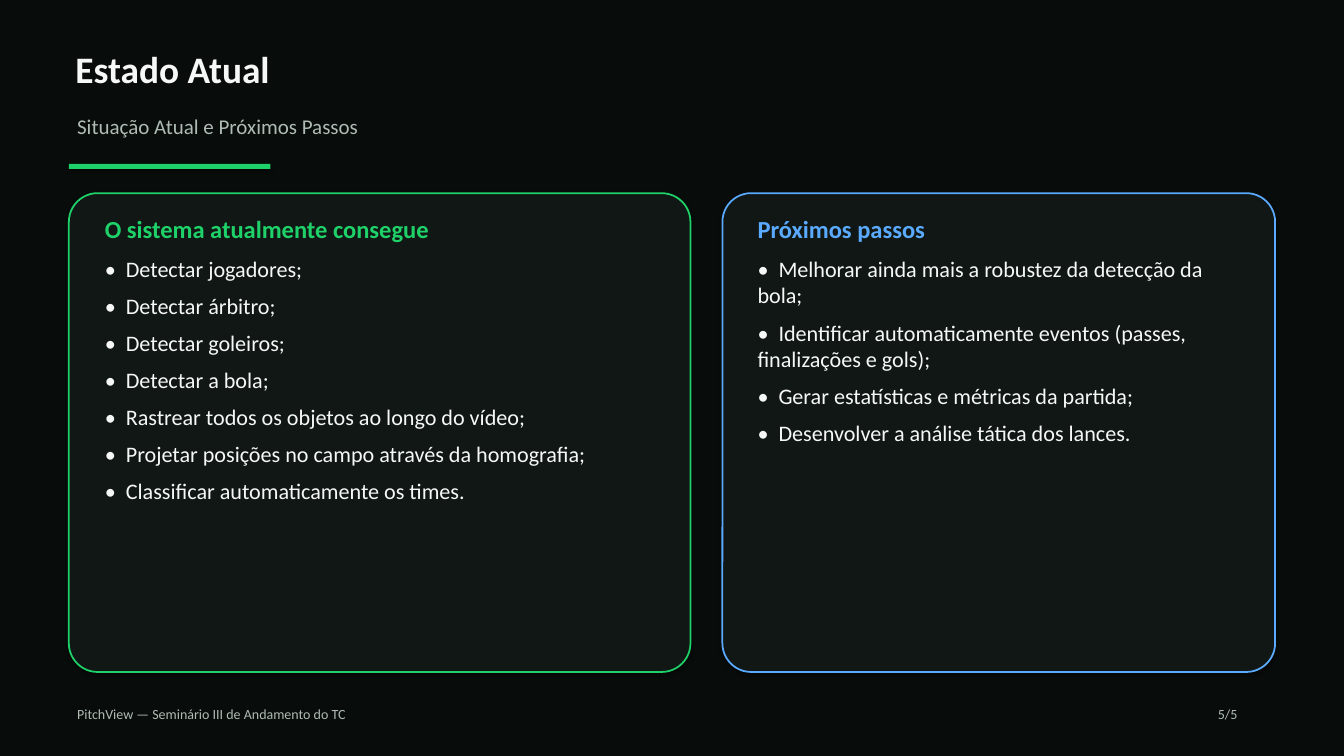
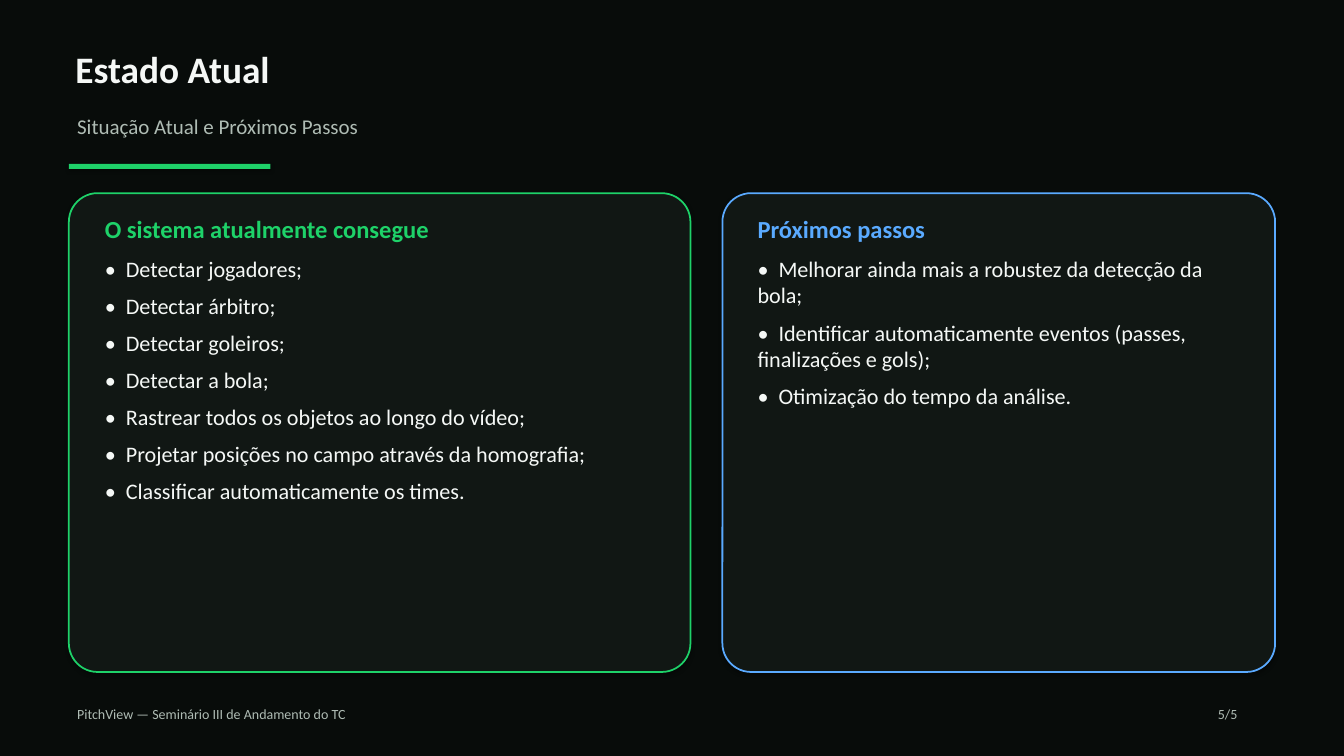
Before and after one commit to bomerich-prog/ANALISE-DE-FUTEBOL, a slide deck: slide 5 of conversor-video/docs/seminario-iii/seminario-iii-conteudo-texto.pptx. Drawn at 1344x756 pixels with LibreOffice and Linux fonts; fonts in the diff are those of the drawing. Boxes give left, top, right and bottom in pixels: in the first picture for what was removed or moved away, otherwise in the second. Text is boxed around its words. In the diff, an @@ line names an element or a change of style, - is before the commit and + after.

```diff
--- a/conversor-video/docs/seminario-iii/seminario-iii-conteudo-texto.pptx
+++ b/conversor-video/docs/seminario-iii/seminario-iii-conteudo-texto.pptx
@@ text at [779,388,1071,408]: text changed @@
-• Gerar estatísticas e métricas da partida;
-• Desenvolver a análise tática dos lances.
+• Otimização do tempo da análise.
```
